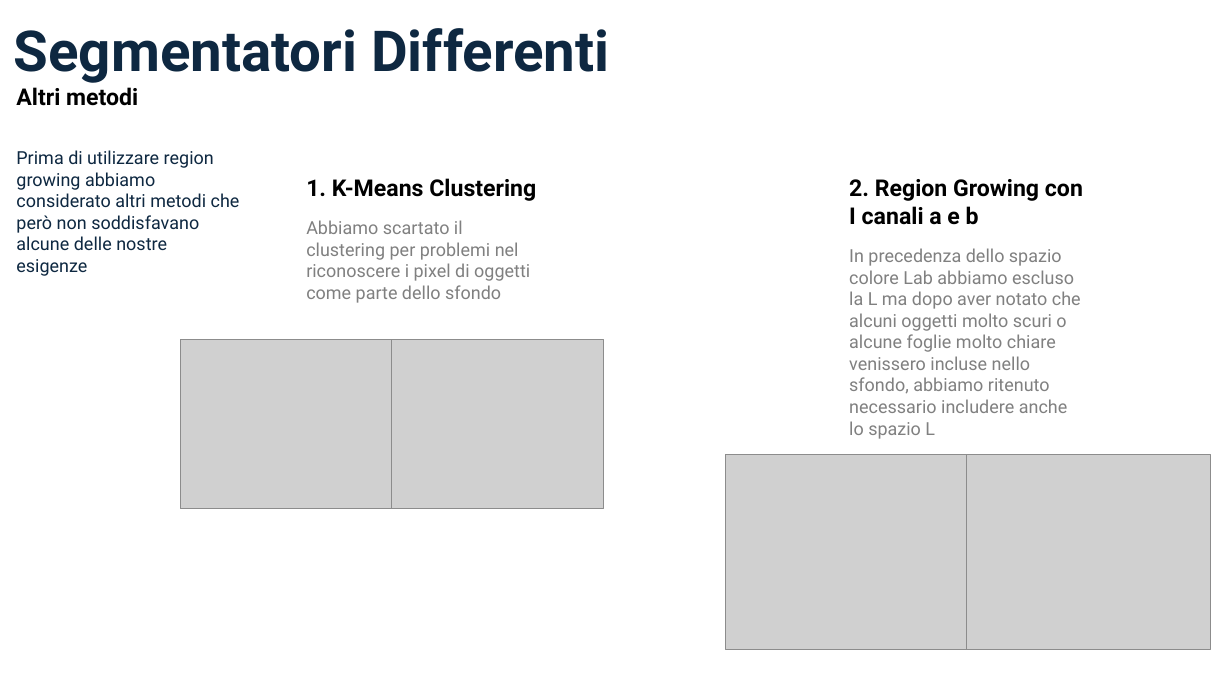
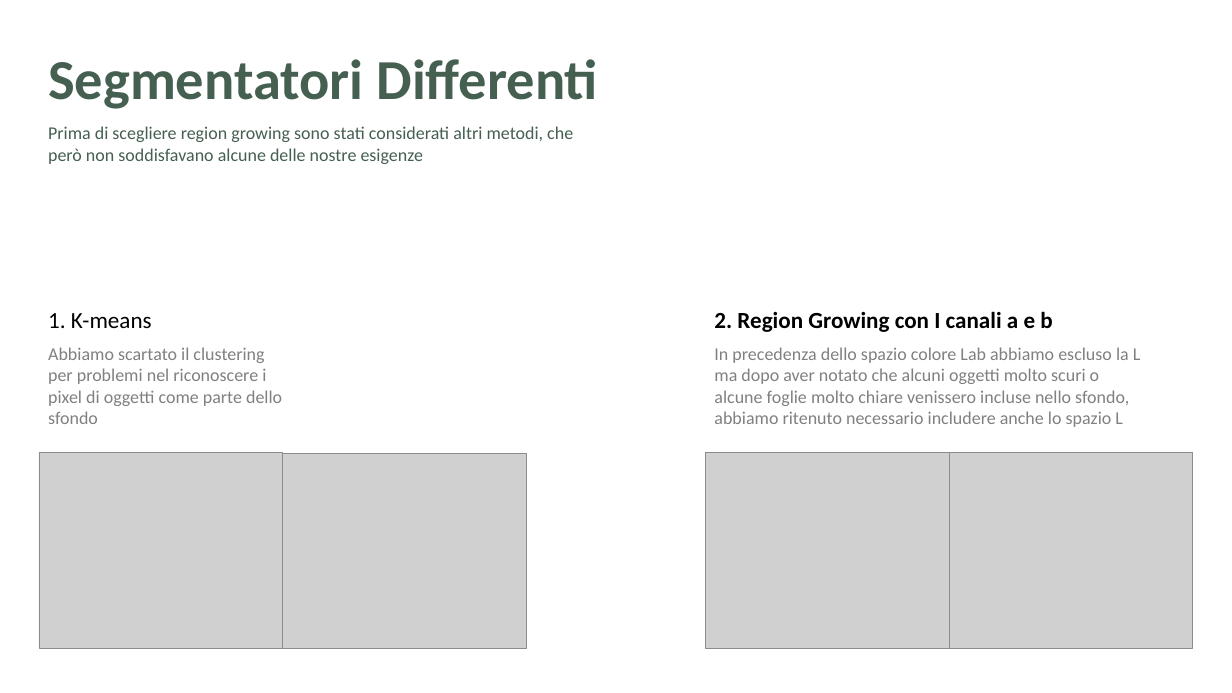
Before and after one commit to aleeteo/leaf_ID, a slide deck: slide 13 of presentazione/ProjectLeafWIP.pptx (slide 14 before the commit). Drawn at 1232x693 pixels with LibreOffice and Linux fonts; fonts in the diff are those of the drawing; grey boxes stand for pictures. Boxes give left, top, right and bottom in pixels: in the first picture for what was removed or moved away, otherwise in the second. Text is boxed around its words. In the diff, an @@ line names an element or a change of style, - is before the commit and + after.

```diff
--- a/presentazione/ProjectLeafWIP.pptx
+++ b/presentazione/ProjectLeafWIP.pptx
@@ title "Segmentatori Differenti": place and size @@
-title "Segmentatori Differenti" at (14,28,609,83)
+title "Segmentatori Differenti" at (48,59,598,109)
@@ title "Segmentatori Differenti" at (48,59,598,109): font Roboto to Calibri, text colour #0E2841 to #455F51 @@
@@ text at (48,126,573,164): text changed; font Roboto to Calibri; text colour #0E2841 to #455F51 @@
-Altri metodi
-Prima di utilizzare region growing abbiamo considerato altri metodi che però non soddisfavano alcune delle nostre esigenze
+Prima di scegliere region growing sono stati considerati altri metodi, che però non soddisfavano alcune delle nostre esigenze
@@ text at (306,178,536,201): paragraph removed @@
-1. K-Means Clustering
@@ text at (849,179,1083,225): paragraph removed @@
-2. Region Growing con I canali a e b
@@ text added at (48,313,152,328), 18 pt, text #000000 @@
+1. K-means
@@ text added at (714,311,1052,332), 18 pt, text #000000, bold @@
+2. Region Growing con I canali a e b
@@ text "Abbiamo scartato il clustering per ..." at (48,347,282,424): font Roboto to Calibri @@
@@ text "Abbiamo scartato il clustering per ...": place and size @@
-text "Abbiamo scartato il clustering per ..." at (306,178,536,303)
+text "Abbiamo scartato il clustering per ..." at (48,347,282,424)
@@ text "In precedenza dello spazio colore ...": place and size @@
-text "In precedenza dello spazio colore ..." at (849,179,1083,435)
+text "In precedenza dello spazio colore ..." at (714,347,1141,427)
@@ text "In precedenza dello spazio colore ..." at (714,347,1141,427): font Roboto to Calibri @@
@@ picture: place and size @@
-picture at (180,339,392,509)
+picture at (39,453,283,648)
@@ picture: place and size @@
-picture at (392,339,604,509)
+picture at (283,453,527,648)
@@ picture: place and size @@
-picture at (726,454,970,649)
+picture at (705,453,949,648)
@@ picture: place and size @@
-picture at (967,454,1211,649)
+picture at (949,453,1193,648)
```
Also in this commit, not shown: 28 other slides changed, 10 slides added, 4 slides removed.
